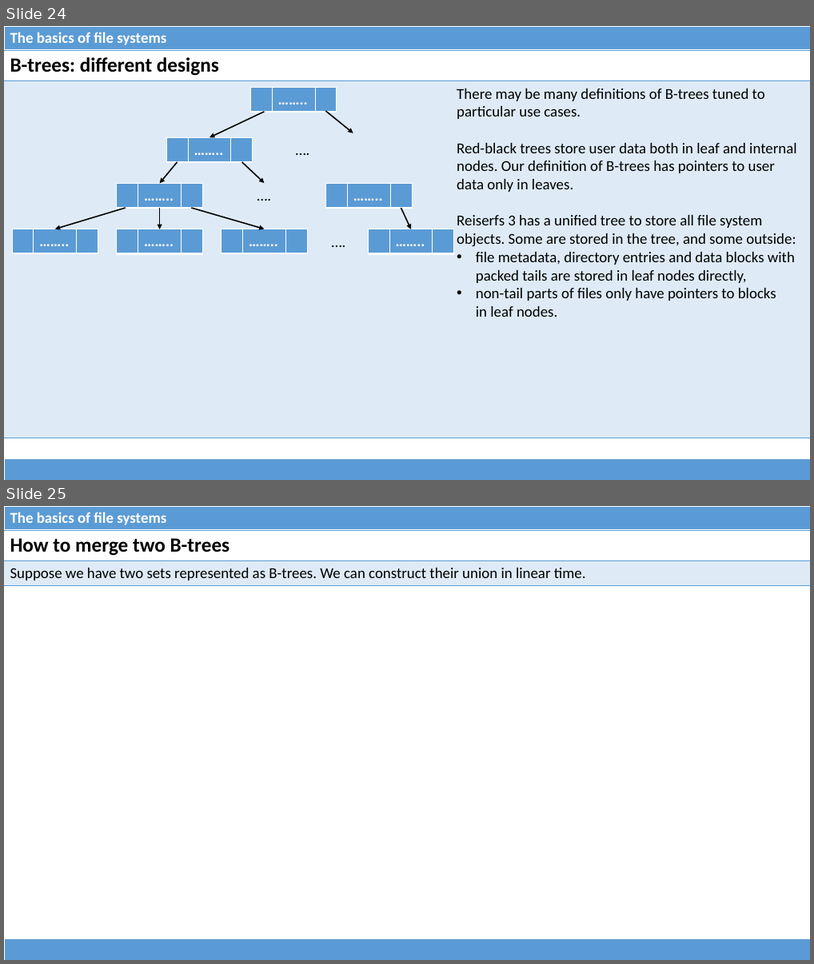
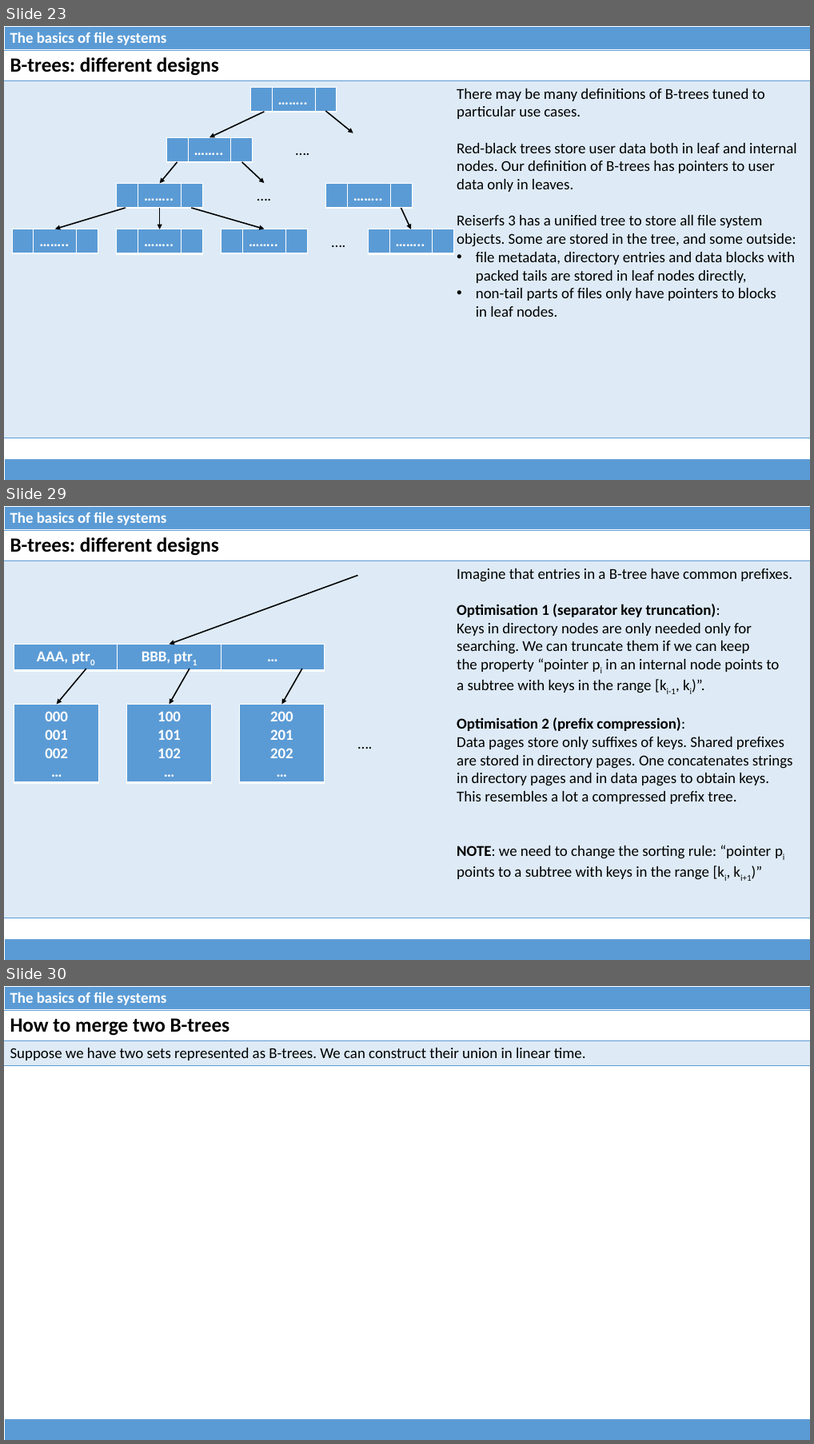
Before and after one commit to dominiquelefevre/filesystems-101-jb, a slide deck: talks/src/class05.pptx. Shown one above the other, each under a label of ours: slides 24 and 25 before the commit, slides 23, 29 and 30 after it; the slides between them are not shown. The pictures are 814x964 and 814x1444 pixels, drawn with LibreOffice and Linux fonts; fonts in the diff are those of the drawing. Boxes give left, top, right and bottom in pixels: in the first picture for what was removed or moved away, otherwise in the second. Text is boxed around its words. In the diff, an @@ line names an element or a change of style, - is before the commit and + after.

Commit message:
class05: add slides about prefix compression and separator keys compression.
Also, fix some typos.

```diff
--- a/talks/src/class05.pptx
+++ b/talks/src/class05.pptx
@@ slide 29 added at (4,506,810,960), background #FFFFFF @@
@@ table added at (4,506,810,530), 1 rows, 1 columns @@
+The basics of file systems
@@ table added at (4,530,810,912), 2 rows, 1 columns @@
+B-trees: different designs
+
@@ arrow added from (358, 575) to (169, 644), #000000 1.5 pt @@
@@ text added at (457,568,794,880), 18 pt, text #000000 @@
+Imagine that entries in a B-tree have common prefixes.
+Optimisation 1 (separator key truncation):
+Keys in directory nodes are only needed only for
+searching. We can truncate them if we can keep
+the property “pointer pi in an internal node points to
+a subtree with keys in the range [ki-1, ki)”.
+Optimisation 2 (prefix compression):
+Data pages store only suffixes of keys. Shared prefixes
+are stored in directory pages. One concatenates strings
+in directory pages and in data pages to obtain keys.
+This resembles a lot a compressed prefix tree.
+NOTE: we need to change the sorting rule: “pointer pi
+points to a subtree with keys in the range [ki, ki+1)”
@@ table added at (14,644,325,668), 1 rows, 3 columns @@
+AAA, ptr0 | BBB, ptr1 | …
@@ arrow added from (86, 668) to (57, 704), #000000 1.5 pt @@
@@ arrow added from (190, 668) to (169, 704), #000000 1.5 pt @@
@@ arrow added from (302, 668) to (282, 704), #000000 1.5 pt @@
@@ table added at (14,704,99,783), 1 rows, 1 columns @@
+000 / 001 / 002 / …
@@ table added at (127,704,212,783), 1 rows, 1 columns @@
+100 / 101 / 102 / …
@@ table added at (239,704,325,783), 1 rows, 1 columns @@
+200 / 201 / 202 / …
@@ text added at (353,731,379,756), 18 pt, text #000000 @@
+….
@@ table added at (4,938,810,960), 1 rows, 1 columns @@
+
@@ what was slide 24 is now slide 23 @@
@@ what was slide 25 is now slide 30 @@
```
Also in this commit, not shown: 9 slides changed, 5 other slides added, 1 slide removed, 1 other file.
